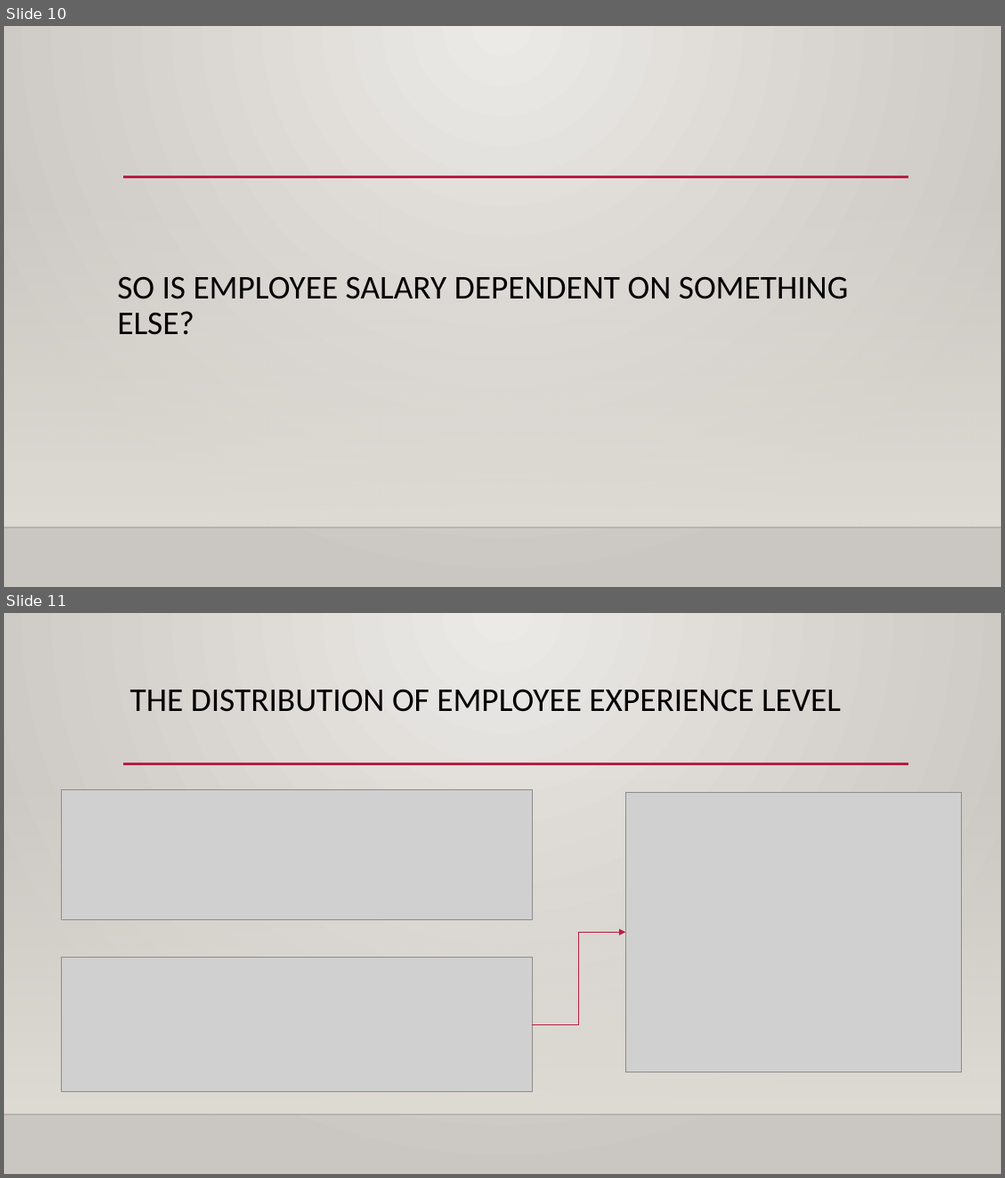
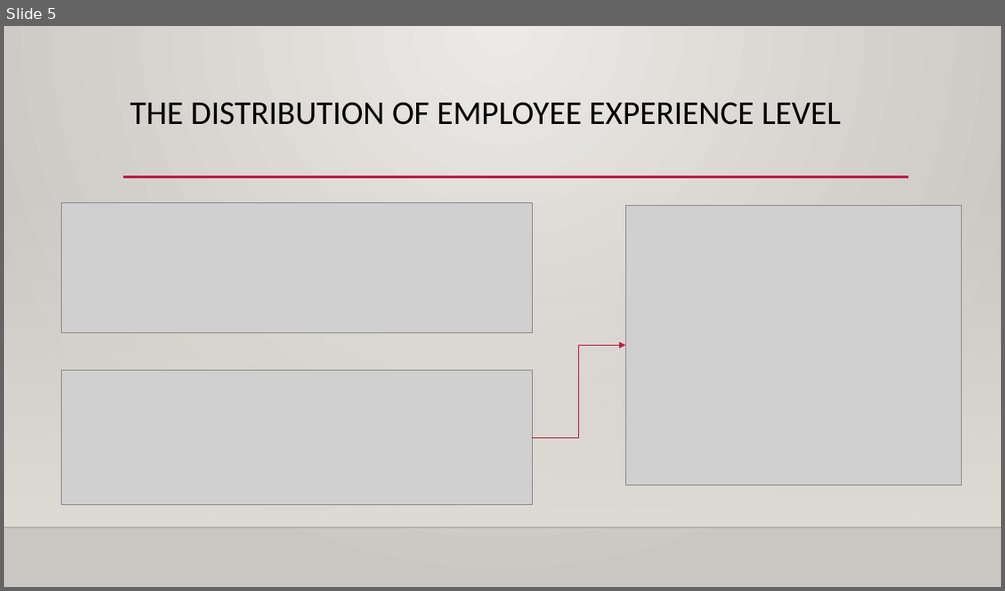
Before and after one commit to Prathima0808/project-one, a slide deck: Project 1 - Presentation Slides.pptx. Shown one above the other, each under a label of ours: slides 10 and 11 before the commit, slide 5 after it. The pictures are 1005x1178 and 1005x591 pixels, drawn with LibreOffice and Linux fonts; fonts in the diff are those of the drawing; grey boxes stand for pictures; background and template pictures are left out. Boxes give left, top, right and bottom in pixels: in the first picture for what was removed or moved away, otherwise in the second. Text is boxed around its words. In the diff, an @@ line names an element or a change of style, - is before the commit and + after.

```diff
--- a/Project 1 - Presentation Slides.pptx
+++ b/Project 1 - Presentation Slides.pptx
@@ slide 10 removed at bbox=[4, 26, 1001, 587], background gradient #ECEAE7 to #CAC7C1; not listed: 3 template elements that a slide beside it also shows @@
@@ title removed at bbox=[117, 276, 849, 335] @@
-SO IS EMPLOYEE SALARY DEPENDENT ON SOMETHING ELSE?
@@ what was slide 11 is now slide 5 @@
```
Also in this commit, not shown: 3 slides changed, 1 slide added, 7 other slides removed.
